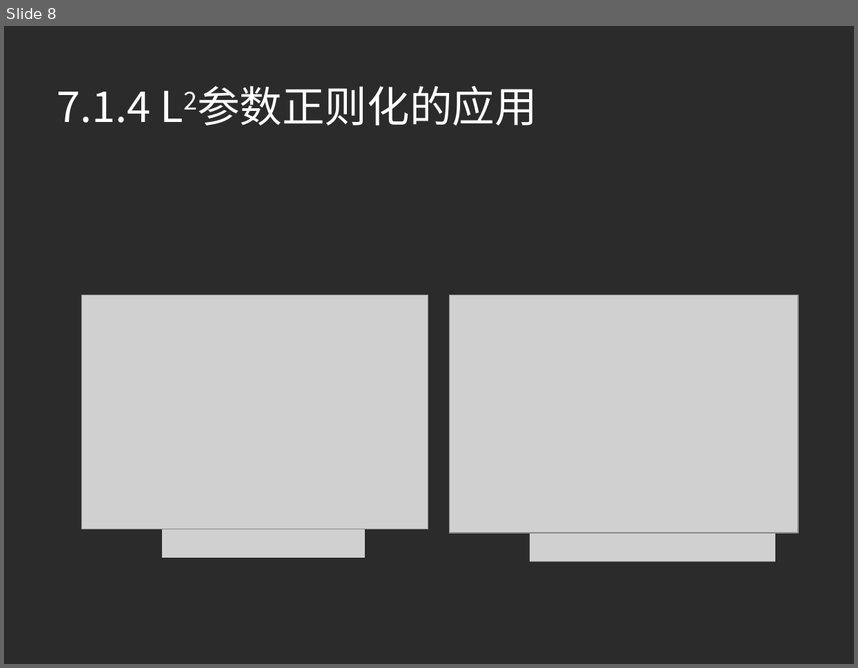
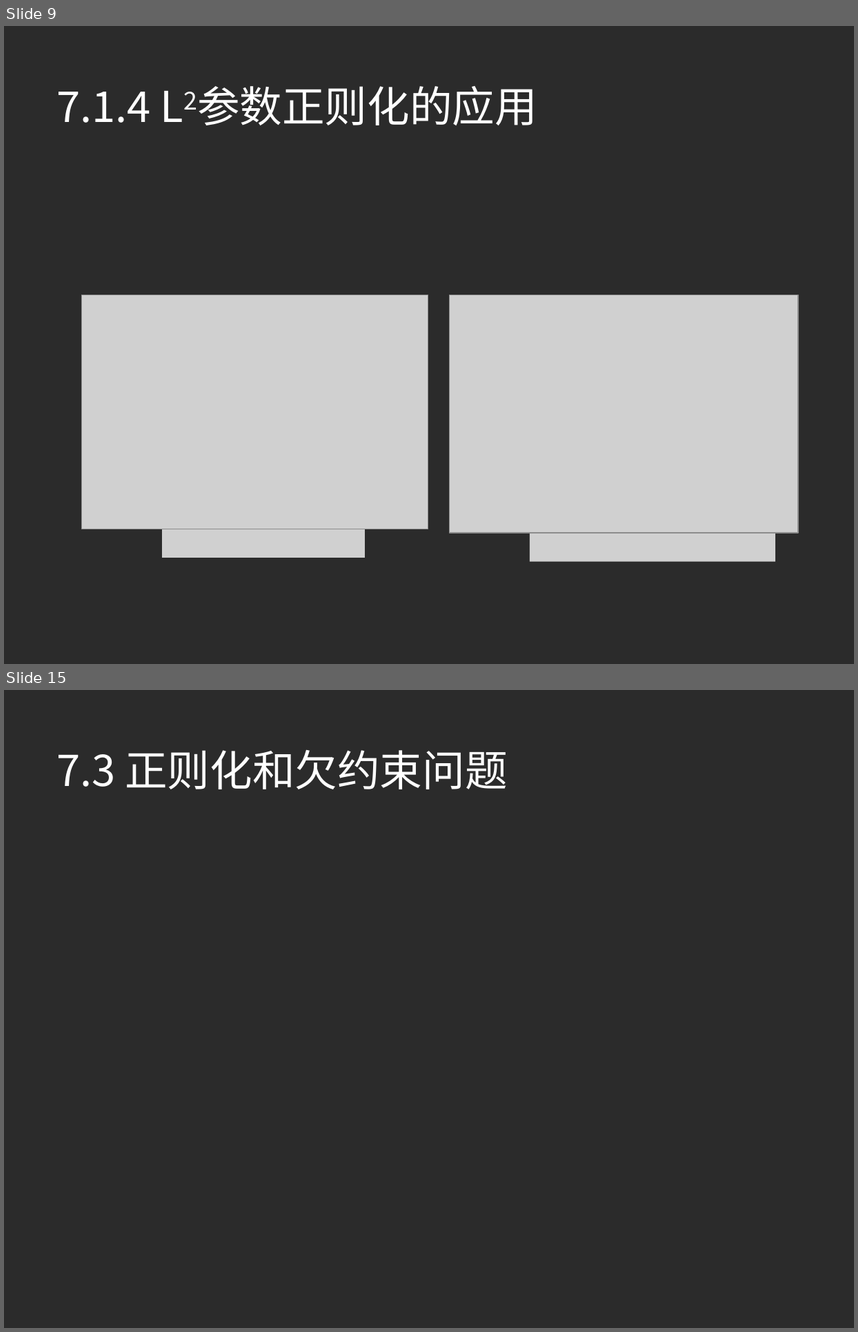
Before and after one commit to xuqinkun/Report, a slide deck: Deep Learning-7.1-7.5.pptx. Shown one above the other, each under a label of ours: slide 8 before the commit, slides 9 and 15 after it; the slides between them are not shown. The pictures are 858x668 and 858x1332 pixels, drawn with LibreOffice and Linux fonts; fonts in the diff are those of the drawing; grey boxes stand for pictures; background and template pictures are left out; a plain dark background stands for a picture behind light text. Boxes give left, top, right and bottom in pixels: in the first picture for what was removed or moved away, otherwise in the second. Text is boxed around its words. In the diff, an @@ line names an element or a change of style, - is before the commit and + after.

```diff
--- a/Deep Learning-7.1-7.5.pptx
+++ b/Deep Learning-7.1-7.5.pptx
@@ slide 15 added at (x1=4, y1=690, x2=854, y2=1328), background picture (left out) @@
@@ title added at (x1=56, y1=750, x2=507, y2=789), 36 pt, text #FFFFFF @@
+7.3 正则化和欠约束问题
@@ what was slide 8 is now slide 9 @@
```
Also in this commit, not shown: 2 slides changed, 9 other slides added.
